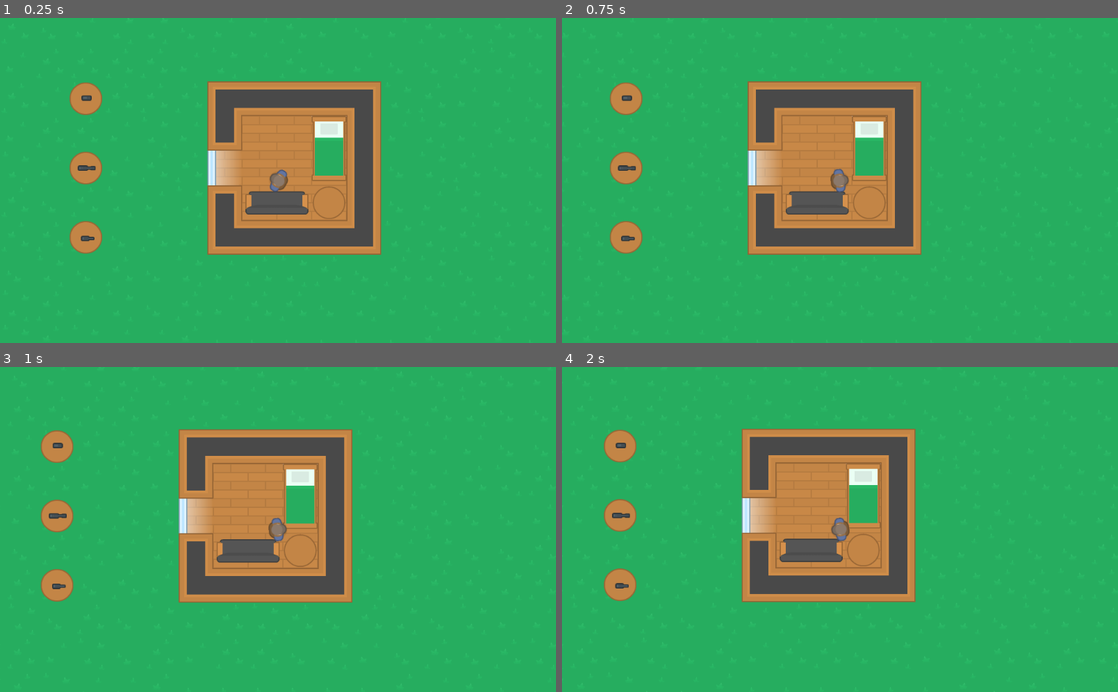
Above: before the commit, frames 1-4 (two rows, left to right).
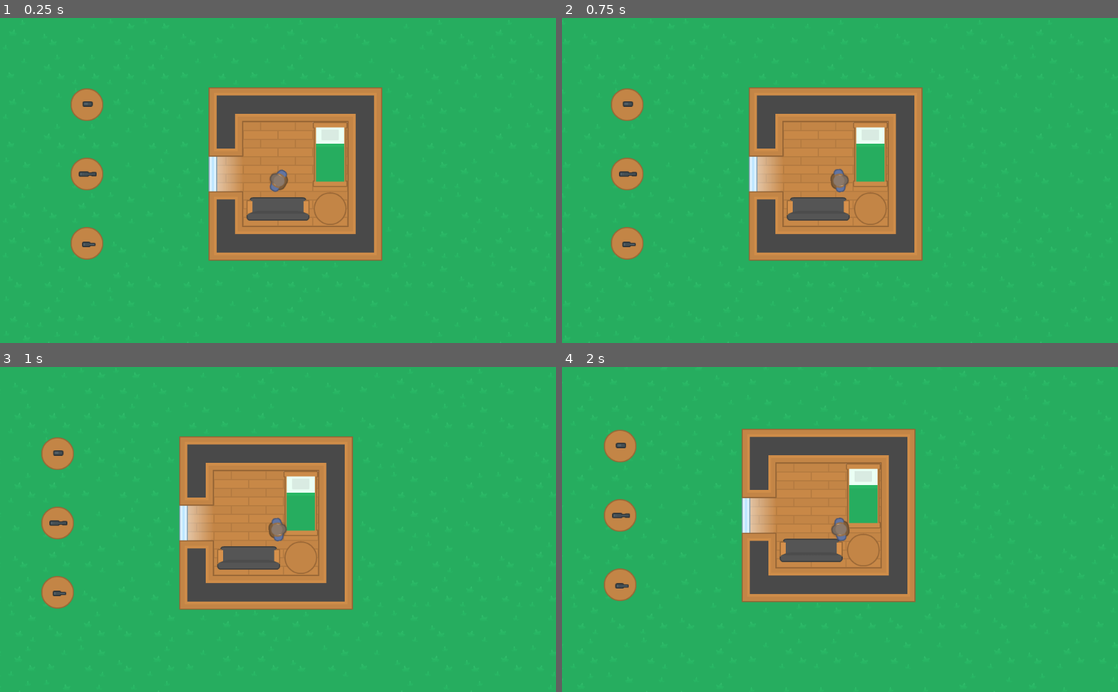
Above: after the commit, the same moments.

Repository: BrunoM24/Top-Down-Simple-Game
Game: Godot game, scene res://src/World.tscn
Two runs of this game, one before a commit and one after it. Both use one fixed random seed, a clock stepped at 60 frames per second and the inputs below.
Inputs (mouse positions are in pixels of both pictures, inside the frame that each line leads up to):
- Up to frame 1 (0.25 s): no input
- Up to frame 2 (0.75 s): tap Enter at 0.5 s; move the mouse to (962, 164) at 0.52 s; hold D (move_right) from 0.53 s (still down); hold E (interact) from 0.53 s (still down)
- Up to frame 3 (1 s): keep holding D (move_right); keep holding E (interact)
- Up to frame 4 (2 s): tap Space at 1.25 s; move the mouse to (728, 545) at 1.27 s; release D (move_right) at 1.28 s; release E (interact) at 1.28 s; hold S (move_down) from 1.28 s (still down); click (728, 545) at 1.35 s

The runs differ from the first frame. In frame 1, 7.4% of the frame differs, in the area x 12-69%, y 19-75%; in frame 2, 7.1%; in frame 3, 7.5%, in the area x 7-64%, y 19-75%; in frame 4, nothing differs.

Commit message:
WorldScene - Changed the Player's Initial Position

Diff:
--- a/src/World.tscn
+++ b/src/World.tscn
@@ -22,7 +22,7 @@
 tile_data = PoolIntArray( 131074, -1073741823, 1114131, 196617, 1610612737, 131092, 262146, -1073741823, 1114131, 262150, 3, 131076, 262153, 1610612737, 20, 327687, 1, 1114126, 327688, 1, 1114128, 327689, 1, 1114131, 393218, -1073741823, 1114131 )
 
 [node name="Player" parent="." instance=ExtResource( 2 )]
-position = Vector2( 513.515, 317.366 )
+position = Vector2( 512, 300 )
 
 [node name="Pistol" parent="." instance=ExtResource( 3 )]
 position = Vector2( 156.224, 158.651 )
